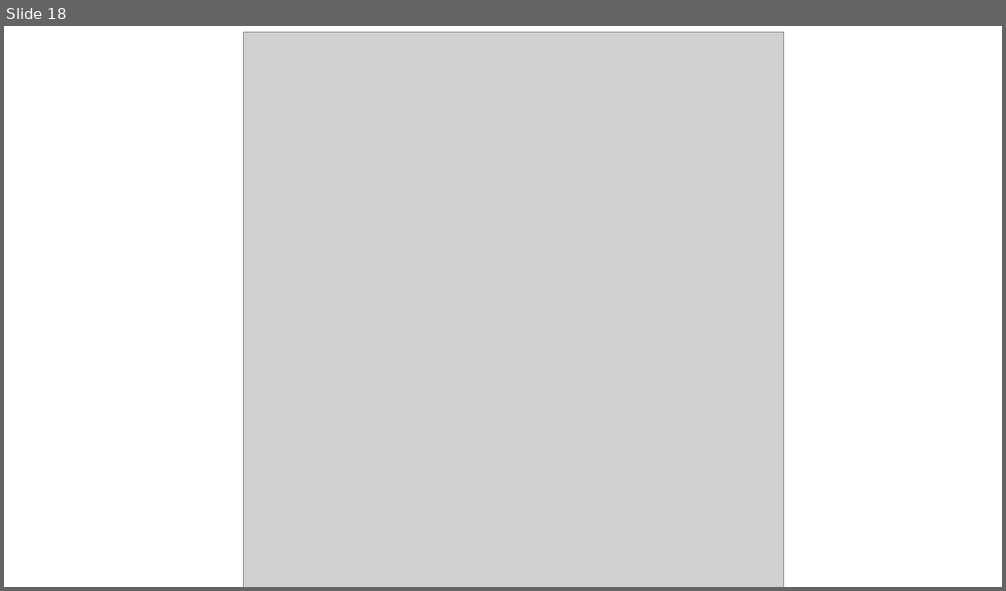
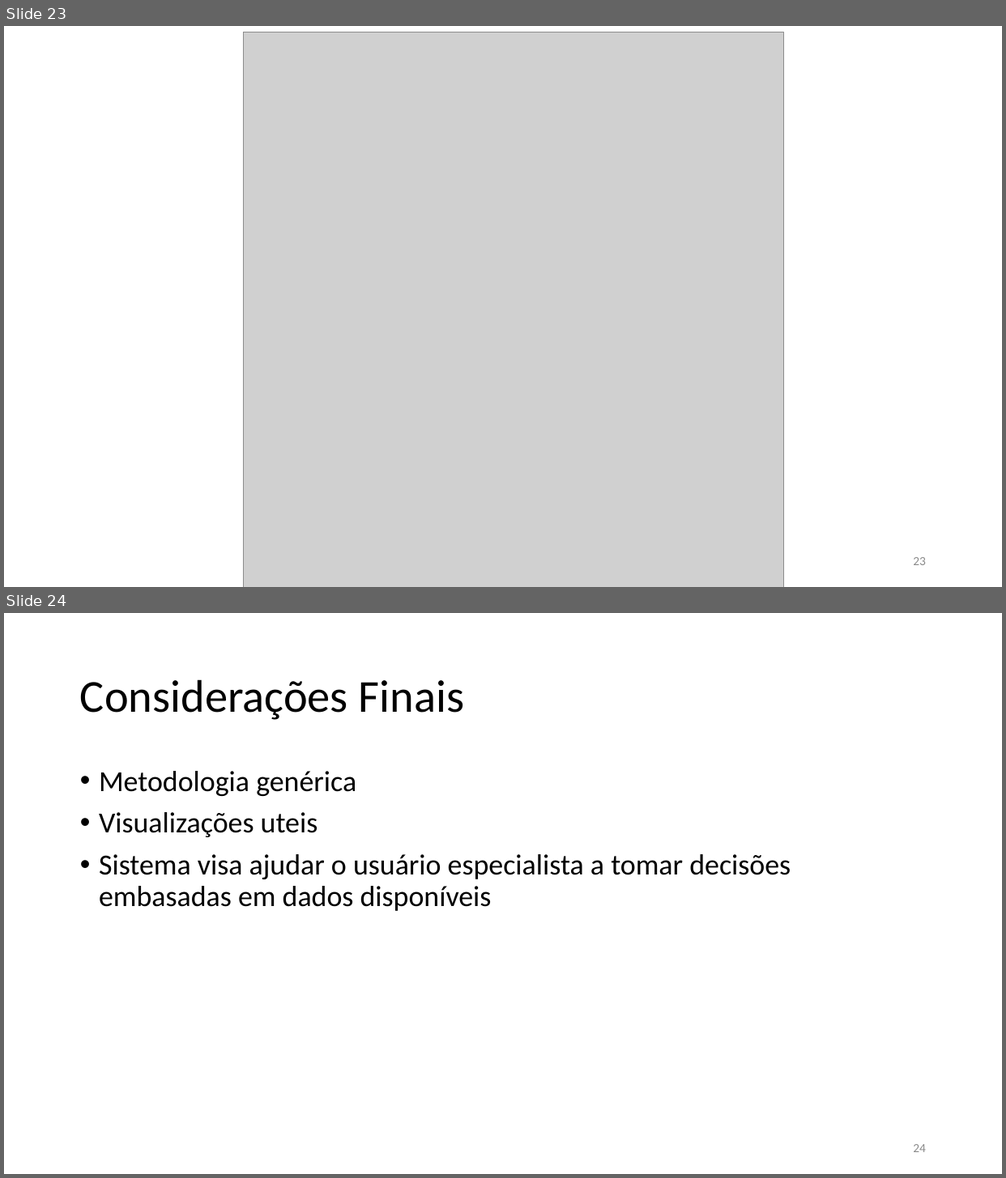
Before and after one commit to TavaresCarlos/TerrainIntelGIS, a slide deck: escrita/seminários/apresentacao.pptx. Shown one above the other, each under a label of ours: slide 18 before the commit, slides 23 and 24 after it. The pictures are 1006x591 and 1006x1178 pixels, drawn with LibreOffice and Linux fonts; fonts in the diff are those of the drawing; grey boxes stand for pictures. Boxes give left, top, right and bottom in pixels: in the first picture for what was removed or moved away, otherwise in the second. Text is boxed around its words. In the diff, an @@ line names an element or a change of style, - is before the commit and + after.

```diff
--- a/escrita/seminários/apresentacao.pptx
+++ b/escrita/seminários/apresentacao.pptx
@@ slide 24 added at <box>4,613,1002,1174</box>, background #FFFFFF @@
@@ title added at <box>80,679,465,720</box>, 44 pt, text #000000 @@
+Considerações Finais
@@ text added at <box>99,771,791,911</box>, 28 pt, text #000000 @@
+• Metodologia genérica
+• Visualizações uteis
+• Sistema visa ajudar o usuário especialista a tomar decisões embasadas em dados disponíveis
@@ page number added at <box>913,1144,926,1152</box>, 12 pt, text #8C8C8C @@
+24
@@ what was slide 18 is now slide 23 @@
@@ slide 23 changed as well @@
@@ page number added at <box>913,557,926,565</box>, 12 pt, text #8C8C8C @@
+23
```
Also in this commit, not shown: 18 other slides changed, 5 other slides added, 5 other files.
